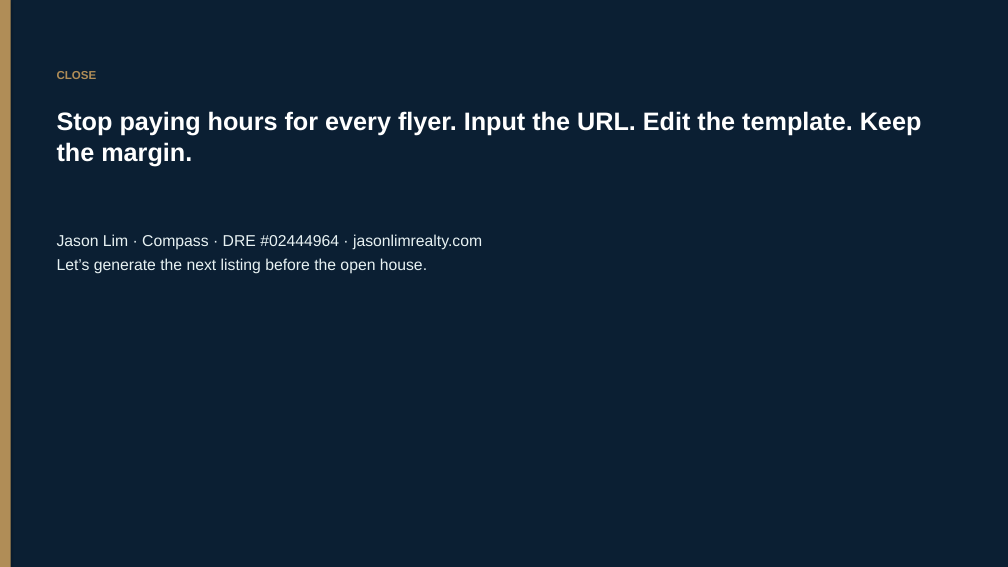
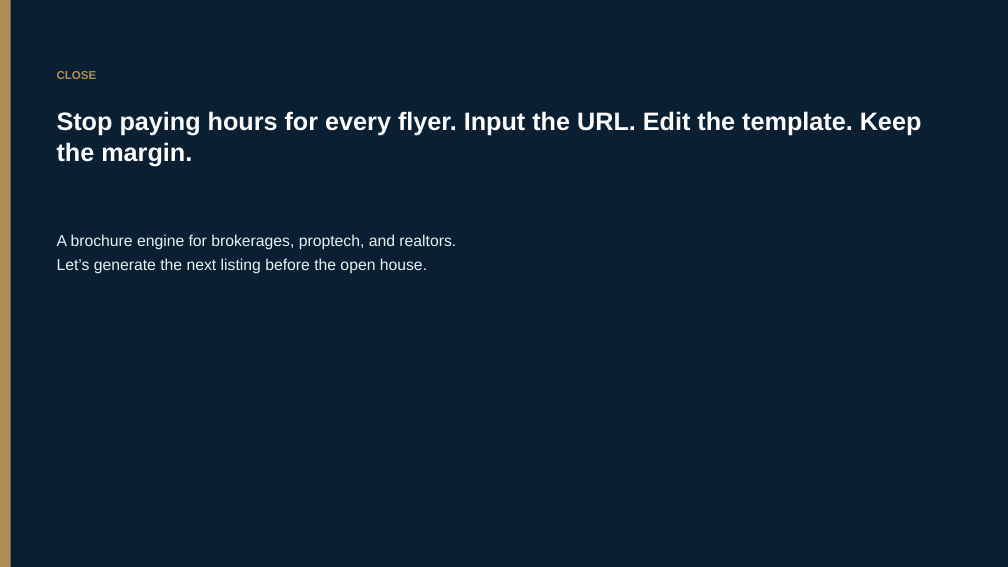
Before and after one commit to jhhlim/LLMFundamentals, a slide deck: slide 4 of Jason_Lim_Project_Notes_Demo_10min_VC_Pitch.pptx. Drawn at 1008x567 pixels with LibreOffice and Linux fonts; fonts in the diff are those of the drawing. Boxes give left, top, right and bottom in pixels: in the first picture for what was removed or moved away, otherwise in the second. Text is boxed around its words. In the diff, an @@ line names an element or a change of style, - is before the commit and + after.

```diff
--- a/Jason_Lim_Project_Notes_Demo_10min_VC_Pitch.pptx
+++ b/Jason_Lim_Project_Notes_Demo_10min_VC_Pitch.pptx
@@ text at [57,234,456,250]: text changed @@
-Jason Lim · Compass · DRE #02444964 · jasonlimrealty.com
+A brochure engine for brokerages, proptech, and realtors.
```
Also in this commit, not shown: 3 other slides changed, 4 other files.
